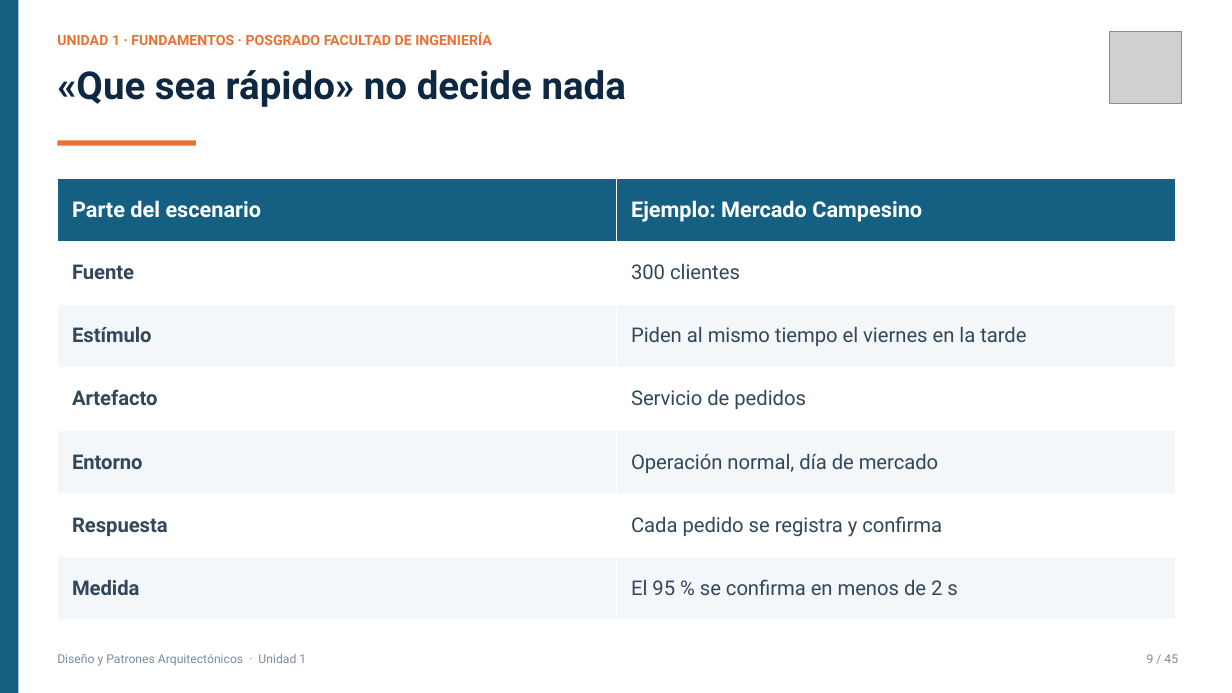
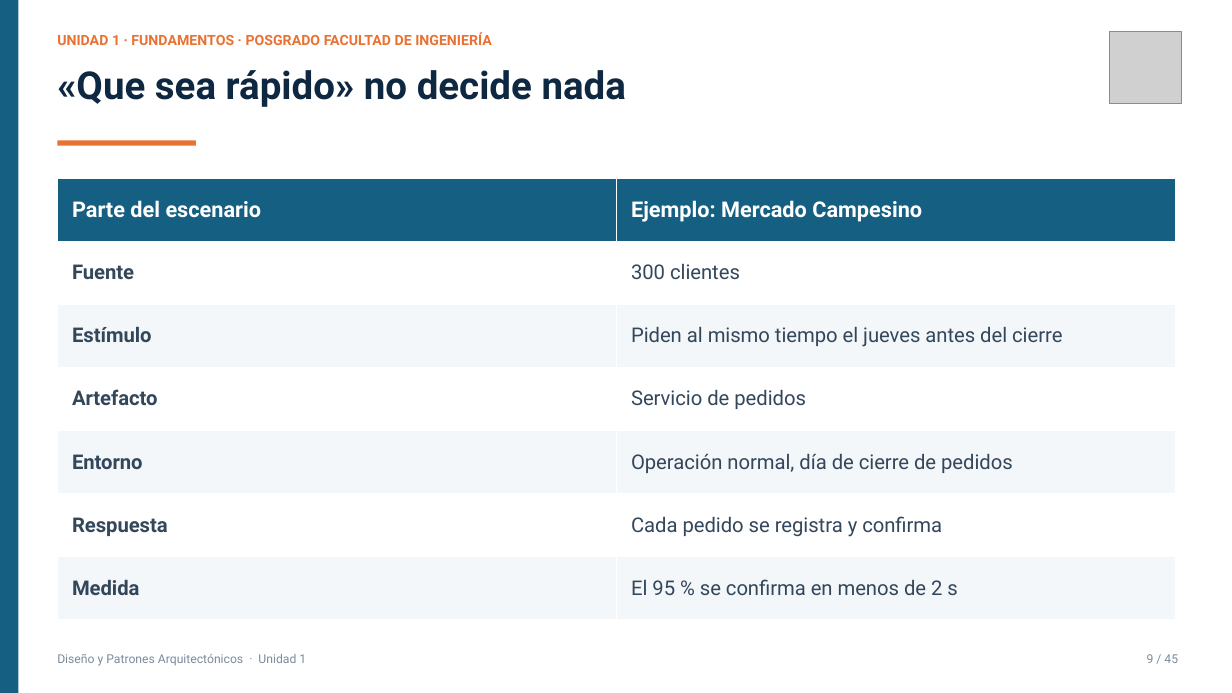
Before and after one commit to code-corhuila/ova-web, a slide deck: slide 12 of 2026-B/disenio-patrones-arquitectonicos/unidad-01/slides/unidad-01-fundamentos.pptx. Drawn at 1232x693 pixels with LibreOffice and Linux fonts; fonts in the diff are those of the drawing; grey boxes stand for pictures. Boxes give left, top, right and bottom in pixels: in the first picture for what was removed or moved away, otherwise in the second. Text is boxed around its words. In the diff, an @@ line names an element or a change of style, - is before the commit and + after.

```diff
--- a/2026-B/disenio-patrones-arquitectonicos/unidad-01/slides/unidad-01-fundamentos.pptx
+++ b/2026-B/disenio-patrones-arquitectonicos/unidad-01/slides/unidad-01-fundamentos.pptx
@@ table at <box>57,178,1176,620</box> @@
-row 3, column 2: Piden al mismo tiempo el viernes en la tarde
+row 3, column 2: Piden al mismo tiempo el jueves antes del cierre
-row 5, column 2: Operación normal, día de mercado
+row 5, column 2: Operación normal, día de cierre de pedidos
```
Also in this commit, not shown: 9 other files.
